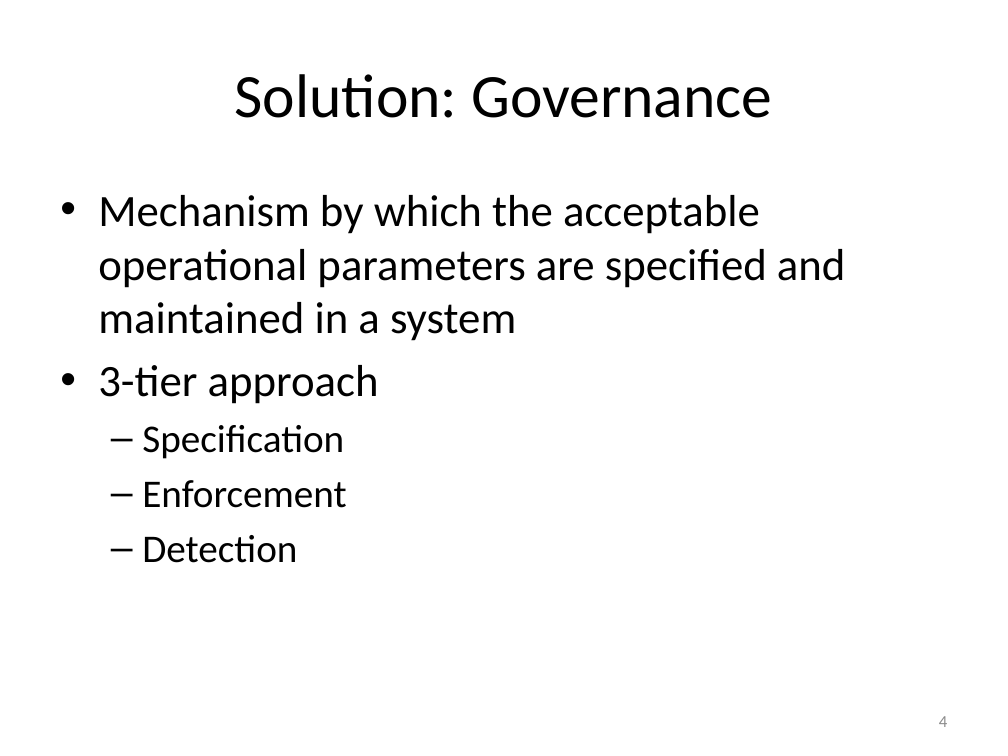
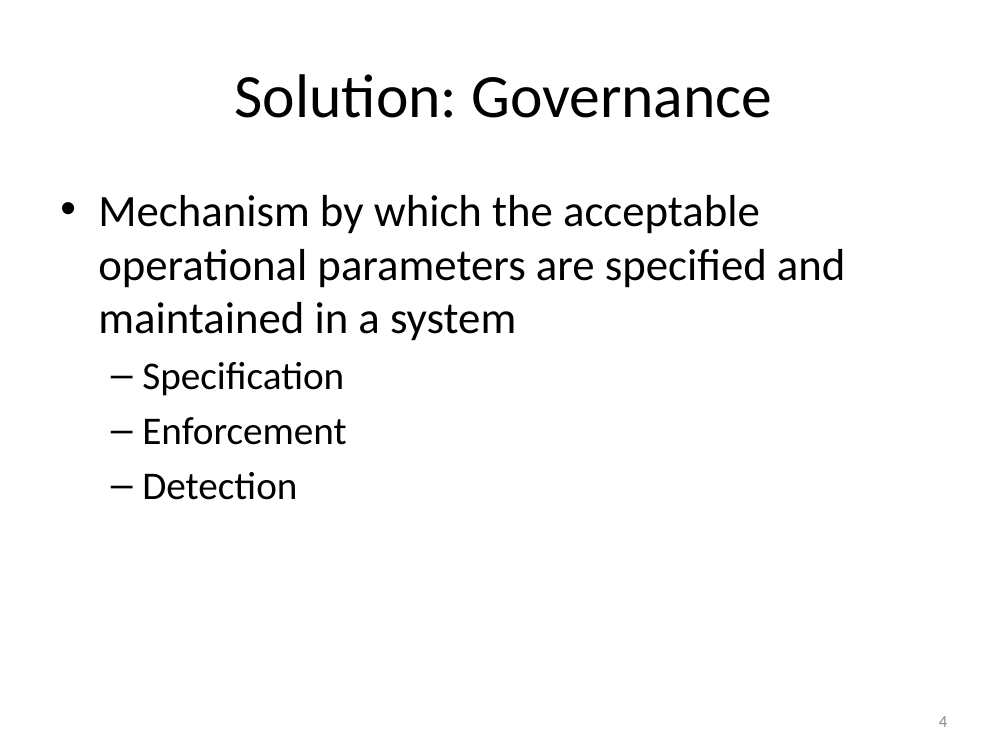
Before and after one commit to Dithn/eager-appscale, a slide deck: slide 4 of Eager/paper/thesis-proposal/coffee_hour_talk.pptx. Drawn at 1008x756 pixels with LibreOffice and Linux fonts; fonts in the diff are those of the drawing. Boxes give left, top, right and bottom in pixels: in the first picture for what was removed or moved away, otherwise in the second. Text is boxed around its words. In the diff, an @@ line names an element or a change of style, - is before the commit and + after.

```diff
--- a/Eager/paper/thesis-proposal/coffee_hour_talk.pptx
+++ b/Eager/paper/thesis-proposal/coffee_hour_talk.pptx
@@ text at box(98, 365, 379, 404): paragraph removed @@
-• 3-tier approach
```
Also in this commit, not shown: 1 other slide changed.
